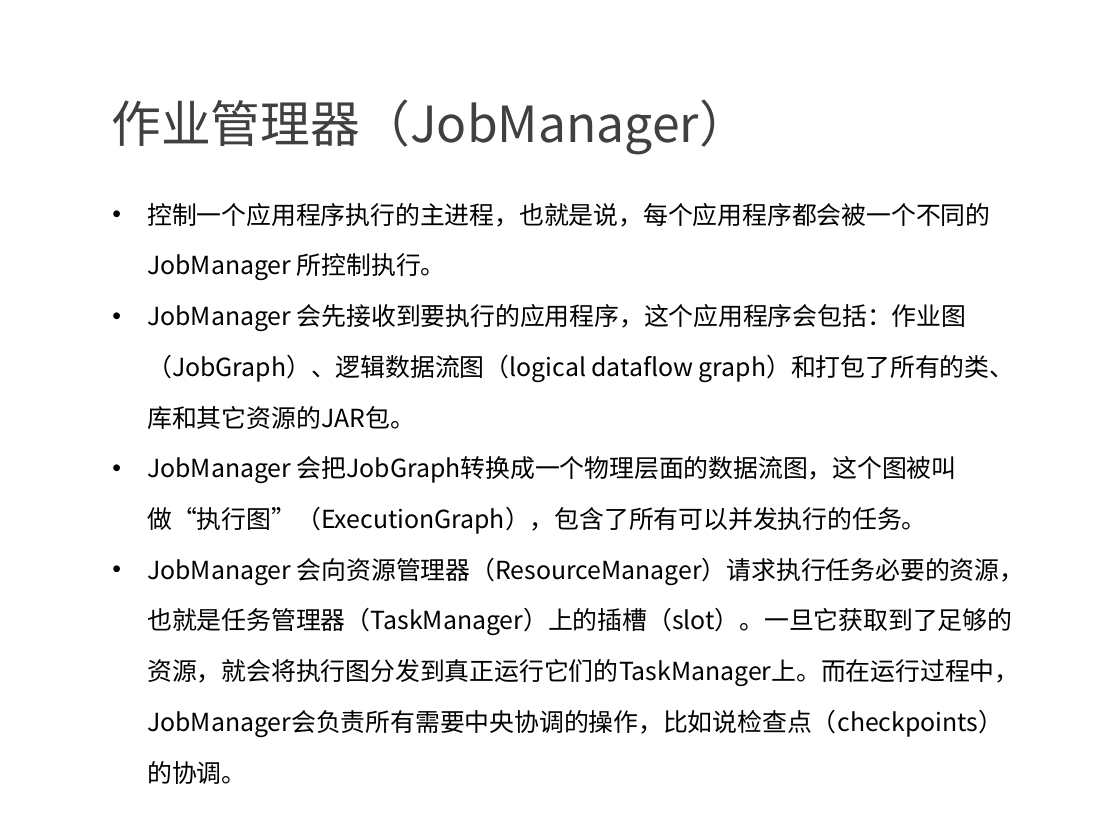
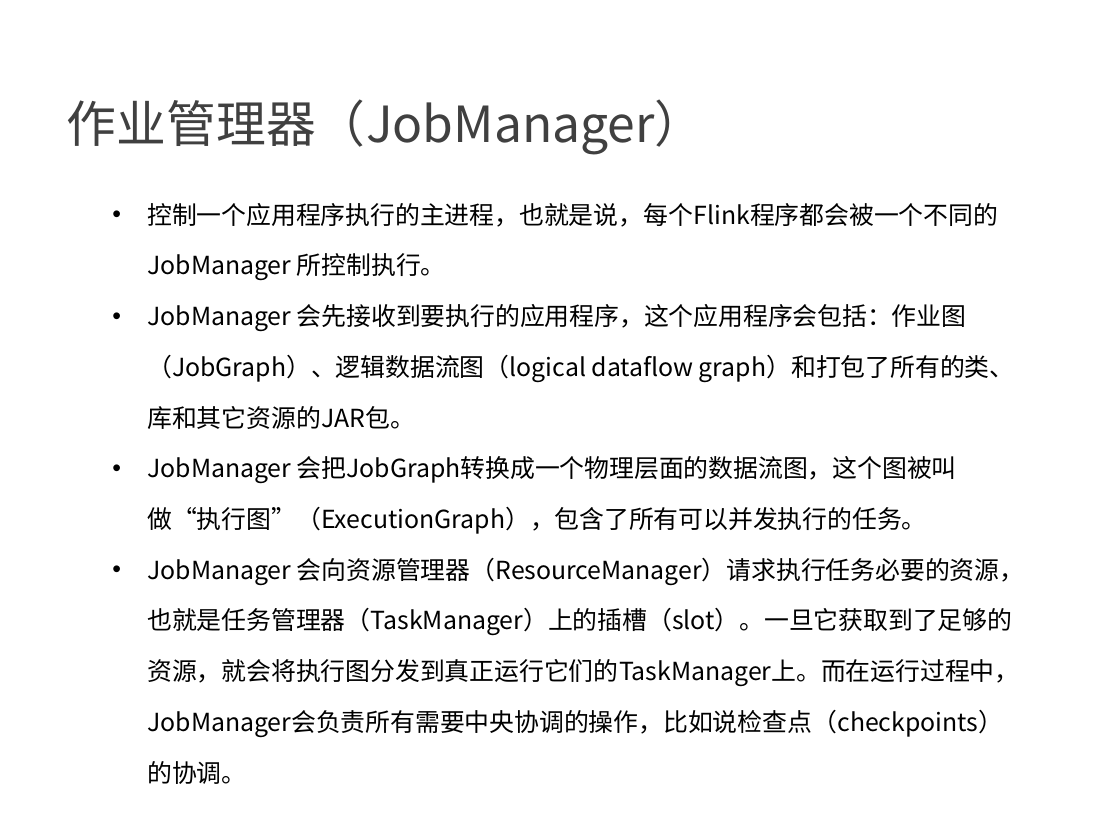
Before and after one commit to confucianzuoyuan/flink-tutorial, a slide deck: slide 4 of slides/2_Flink运行架构.pptx. Drawn at 1120x840 pixels with LibreOffice and Linux fonts; fonts in the diff are those of the drawing; background and template pictures are left out. Boxes give left, top, right and bottom in pixels: in the first picture for what was removed or moved away, otherwise in the second. Text is boxed around its words. In the diff, an @@ line names an element or a change of style, - is before the commit and + after.

```diff
--- a/slides/2_Flink运行架构.pptx
+++ b/slides/2_Flink运行架构.pptx
@@ text "作业管理器（JobManager）" at (67, 99, 705, 155): indent changed @@
@@ text at (147, 203, 998, 276): text changed @@
-• 控制一个应用程序执行的主进程，也就是说，每个应用程序都会被一个不同的JobManager 所控制执行。
+• 控制一个应用程序执行的主进程，也就是说，每个Flink程序都会被一个不同的JobManager 所控制执行。
```
Also in this commit, not shown: 19 other slides changed, 2 other files.
